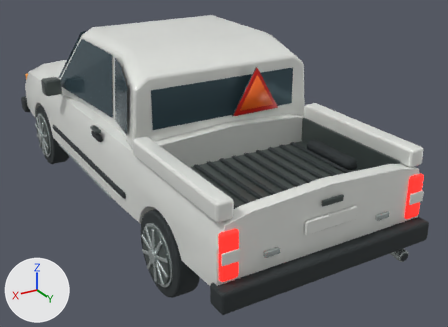
Renders of the Blender file source_blender/A-traktor.blend from each side of a commit.
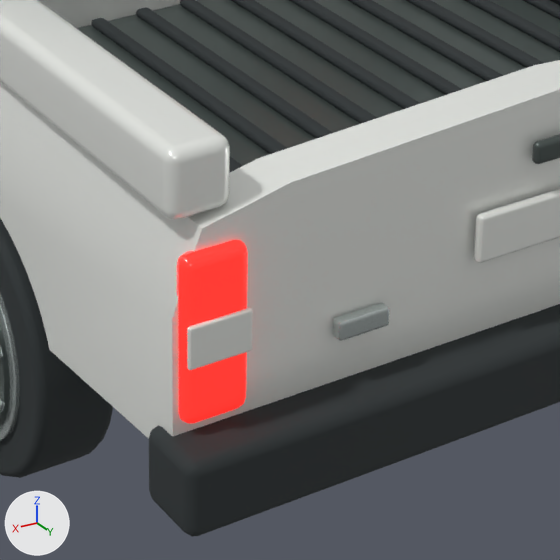
The first picture shows the older version from a camera (50 mm lens) standing at (2.46, 4.93, 2.68) and looking at (-0.29, 0.34, 0.39). The close-ups show the older and then the newer version on the part from 37% to 74% of the width and 49% to 98% of the height of that picture. Only the edits that show in the close-ups are written down. The lights are fixed; the arrows at lower left show +X, +Y and +Z.

Names of what the first close-up shows: 'Bed rib.005', 'Bed rib.006', 'Bed rib.007', 'Bed rib.008', 'Black bumper.001', 'Cargo rail.001', 'Däck.003', 'Load bed liner', 'Pressed steel body', 'Rear lamp.001', 'Rear registration', 'Reversing lens.001' and 11 more.
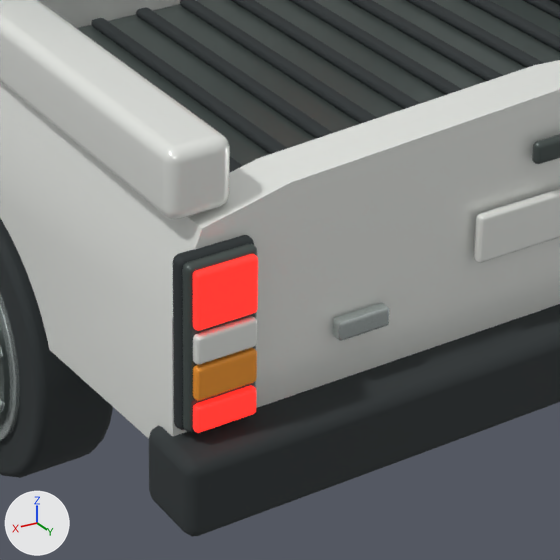
What differs and where, as boxes (x1, y1, x2, y2) in the close-ups (560 x 560 px):
'Rear lamp.001', deleted (red): before (177, 240, 248, 424)
'Rear lamp brake lens.001', added (red): after (193, 254, 258, 331)
'Reversing lens.001', reshaped, moved (21% shorter): before (187, 308, 253, 370); after (193, 316, 257, 365)
'Tail light housing.001', added: after (182, 244, 257, 432)
'Tail light gasket.001', added: after (173, 235, 254, 430)
'Rear indicator lens.001', added (orange): after (193, 348, 257, 401)
'Rear lamp lower lens.001', added (red): after (193, 385, 256, 433)

Diff of the bpy script that builds the scene:
```diff
--- a/source_blender/A-traktor.blend.py
+++ b/source_blender/A-traktor.blend.py
@@ me_cube_054 @@
 # used by ob_reversing_lens_001; parent = ob_white_a_traktor; location = (0.78, 2.208, 0.7)
-me_cube_054.from_pydata(...)  # 96 vertices, 98 faces; spans x -0.0655..0.0655, y -0.006..0.006, z -0.0435..0.0435
+me_cube_054.from_pydata(...)  # 96 vertices, 98 faces; spans x -0.063..0.063, y -0.01..0.01, z -0.029..0.029
+# me_cube_054 part 1: 96 of 96 vertices moved; they spanned x -0.0655..0.0655, y -0.006..0.006, z -0.0435..0.0435 and now span x -0.063..0.063, y -0.01..0.01, z -0.029..0.029; mean shift (0.0, 0.0, 0.0)
 me_cube_054.materials.append(mat_warm_ceramic_white)
@@ ob_rear_lamp_001 @@
-ob_rear_lamp_001 = bpy.data.objects.new('Rear lamp.001', me_cube_053)
@@ ob_reversing_lens_001 @@
 ob_reversing_lens_001.parent = ob_white_a_traktor
-ob_reversing_lens_001.location = (0.78, 2.208, 0.7)
+ob_reversing_lens_001.location = (0.78, 2.225, 0.706)
@@ ob_rear_lamp_lower_lens_001 @@
+ob_rear_lamp_lower_lens_001 = bpy.data.objects.new('Rear lamp lower lens.001', me_cube_062_1)  # 96 vertices, 98 faces; spans x -0.063..0.063, y -0.01..0.01, z -0.028..0.028; in mat_emergency_red_lens (red #f62c24, glowing red #f62c24)
+ob_rear_lamp_lower_lens_001.parent = ob_white_a_traktor
+ob_rear_lamp_lower_lens_001.location = (0.78, 2.225, 0.566)
@@ ob_rear_indicator_lens_001 @@
+ob_rear_indicator_lens_001 = bpy.data.objects.new('Rear indicator lens.001', me_cube_061_1)  # 96 vertices, 98 faces; spans x -0.063..0.063, y -0.01..0.01, z -0.034..0.034; in mat_rear_amber_optic (orange #f69b32)
+ob_rear_indicator_lens_001.parent = ob_white_a_traktor
+ob_rear_indicator_lens_001.location = (0.78, 2.225, 0.638)
@@ ob_rear_lamp_brake_lens_001 @@
+ob_rear_lamp_brake_lens_001 = bpy.data.objects.new('Rear lamp brake lens.001', me_cube_059_1)  # 96 vertices, 98 faces; spans x -0.063..0.063, y -0.01..0.01, z -0.057..0.057; in mat_emergency_red_lens (red #f62c24, glowing red #f62c24)
+ob_rear_lamp_brake_lens_001.parent = ob_white_a_traktor
+ob_rear_lamp_brake_lens_001.location = (0.78, 2.225, 0.802)
@@ ob_tail_light_housing_001 @@
+ob_tail_light_housing_001 = bpy.data.objects.new('Tail light housing.001', me_cube_058_1)  # 96 vertices, 98 faces; spans x -0.072..0.072, y -0.013..0.013, z -0.168..0.168; in mat_graphite_trim (dark grey #4d5755)
+ob_tail_light_housing_001.parent = ob_white_a_traktor
+ob_tail_light_housing_001.location = (0.78, 2.207, 0.7)
@@ ob_tail_light_gasket_001 @@
+ob_tail_light_gasket_001 = bpy.data.objects.new('Tail light gasket.001', me_cube_057_1)  # 96 vertices, 98 faces; spans x -0.078..0.078, y -0.016..0.016, z -0.174..0.174; in mat_tire_rubber (dark grey #2c3234)
+ob_tail_light_gasket_001.parent = ob_white_a_traktor
+ob_tail_light_gasket_001.location = (0.78, 2.186, 0.7)
```
